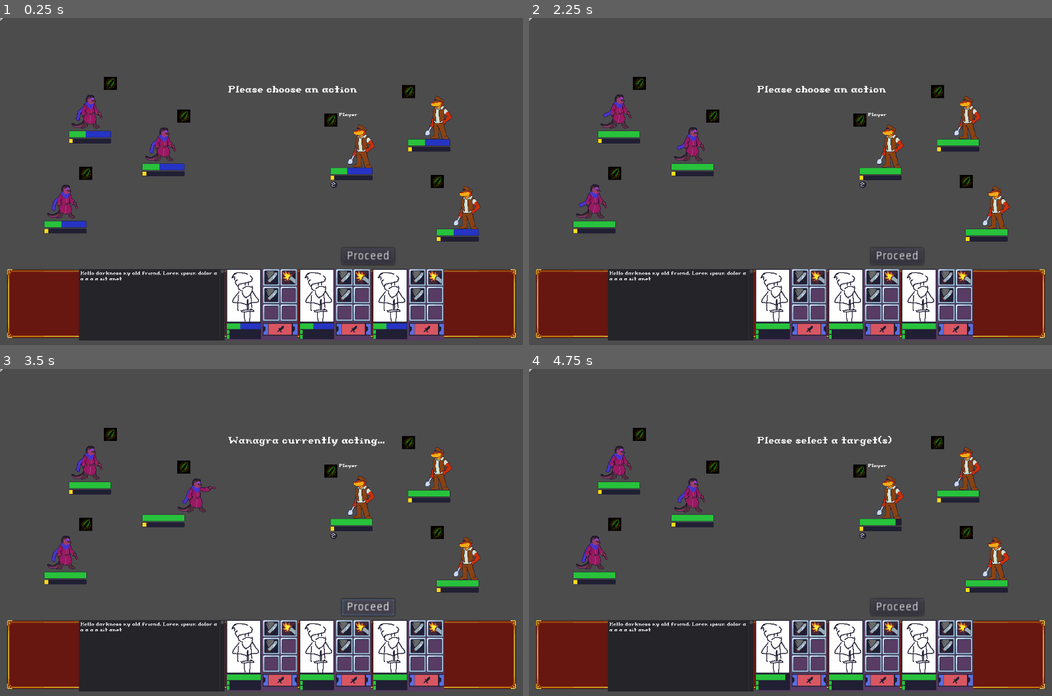
Above: before the commit, frames 1-4 (two rows, left to right).
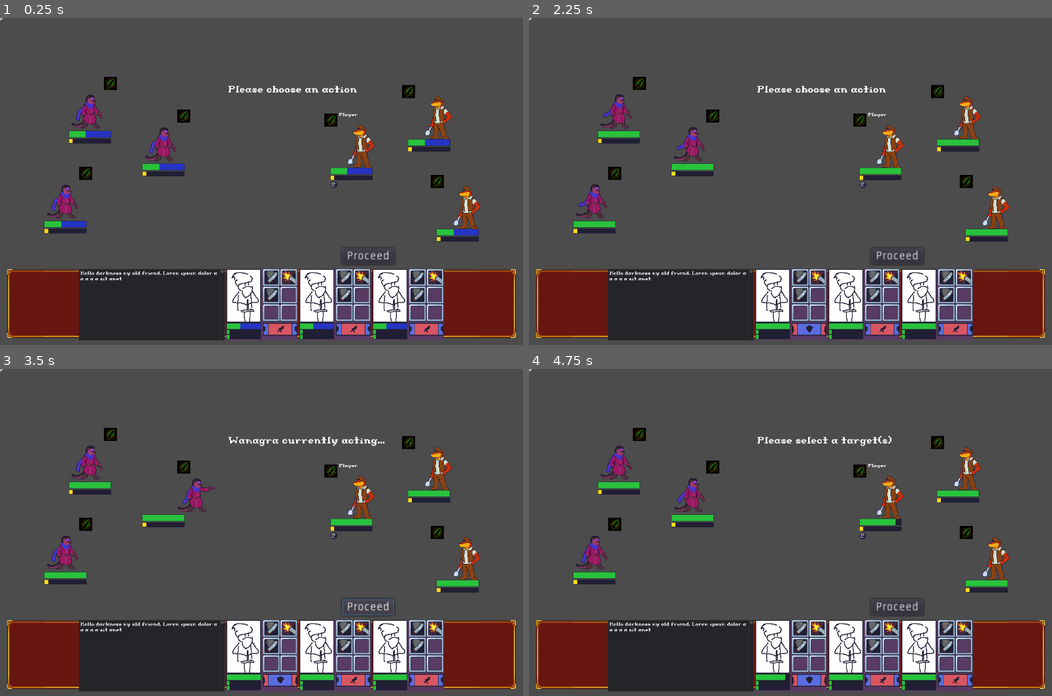
Above: after the commit, the same moments.

Repository: Introdile/SenRPG
Game: Godot game, scene res://Battle/Battle.tscn
The game is run twice, just before and just after one commit, with the same random seed, the same clock (stepped at 60 frames per second) and the same inputs.
Inputs (mouse positions are in pixels of both pictures, inside the frame that each line leads up to):
- Up to frame 1 (0.25 s): no input
- Up to frame 2 (2.25 s): click (795, 328) at 0.52 s; click (811, 328) at 1.27 s; click (821, 328) at 2.02 s
- Up to frame 3 (3.5 s): click "Proceed" at 2.75 s
- Up to frame 4 (4.75 s): click (800, 627) at 3.52 s; click (816, 627) at 4.27 s

The runs differ from the first frame. In frame 1, less than 0.1% of the frame differs, in the area x 55-85%, y 93-97%; in frame 2, 0.3%, in the area x 50-85%, y 93-97%; in frame 3, 0.3%; in frame 4, 0.3%.

Commit message:
finished up passive actiosn and shit
finished up passive actions, although defend doesn't do anything right now
implement duration finally but I still need to figure out how to reflect the changes on the ui (maybe have the character push a signal with their effect list that the ui will use to form the effect ui)

Diff:
--- a/Battle/Battle.gd
+++ b/Battle/Battle.gd
@@ -6,6 +6,7 @@
 	PLAN,
 	TARGET,
 	ACTION,
+	EOT,
 	WIN,
 	LOSE,
 }
@@ -121,17 +122,36 @@
 			if !$selectPip.visible: $selectPip.visible = true
 			pass
 		battleState.ACTION:
+
+			#    set passive actions if no action was previously set
+			for i in ally:
+				if i.action == null:
+					match i.passiveAction:
+						"ATTACK":
+							i.action = i.character.attack_skill
+							i.target.append(battleFunc.getRandomBattler(foes))
+
+			#    set up the action order for the turn
 			if actionOrder.empty():
 				for i in battlers:
 					actionOrder.append(i)
-#					print(i.name)
-				print(str(actionOrder.size()))
-
+
+			#    proceed with the turn
 			if !actionOrder.front().animating:
 				stProcessor.processStatus(actionOrder.front(),"START_OF_ACTION")
 				sl = actionOrder.front().name + " currently acting..."
 				if !actionOrder.front().performAction():
 					passTurn()
+
+		battleState.EOT:
+			# end of turn
+
+			#    reduce cooldowns and durations
+			for i in battlers:
+				stProcessor.processStatus(i,"END_OF_TURN")
+				i.character.reduceDuration()
+
+			changeState(battleState.FOE)
 
 	stateLabel.text = sl
 
@@ -141,7 +161,7 @@
 			actionOrder.pop_front()
 		else:
 			actionOrder.pop_front()
-			changeState(battleState.FOE)
+			changeState(battleState.EOT)
 
 func changeState(newState):
 	lastState = state
--- a/Battle/Battler.gd
+++ b/Battle/Battler.gd
@@ -18,6 +18,7 @@
 var abilityList = [0,1]
 
 # battle variables
+var passiveAction
 var action
 var target = []
 var hostility = 10
--- a/Battle/UI/characterUI.gd
+++ b/Battle/UI/characterUI.gd
@@ -119,13 +119,25 @@
 func _on_passiveSide_pressed():
 	match passiveAction:
 		"ATTACK":
-			passiveAction = "DEFEND"
+			attachedChar.passiveAction = "DEFEND"
 			passiveActionSide[0].texture_normal = pA_attack_right
 			passiveActionSide[1].texture_normal = pA_attack_left
 			passiveActionMain.texture_normal = pA_defend_main
 		"DEFEND":
-			passiveAction = "ATTACK"
+			attachedChar.passiveAction = "ATTACK"
 			passiveActionSide[0].texture_normal = pA_defend_right
 			passiveActionSide[1].texture_normal = pA_defend_left
 			passiveActionMain.texture_normal = pA_attack_main
 	pass # replace with function body
+
+
+func _on_passiveMain_pressed():
+	match passiveAction:
+		"ATTACK":
+			print(attachedChar.name + " set to ATTACK")
+			attachedChar.passiveAction = "ATTACK"
+			attachedChar.action = null
+		"DEFEND":
+			print(attachedChar.name + " set to DEFEND")
+			attachedChar.passiveAction = "DEFEND"
+			attachedChar.action = null
--- a/Battle/UI/characterUI_2.tscn
+++ b/Battle/UI/characterUI_2.tscn
@@ -1,10 +1,11 @@
-[gd_scene load_steps=7 format=2]
+[gd_scene load_steps=8 format=2]
 
 [ext_resource path="res://Battle/UI/characterUI.gd" type="Script" id=1]
 [ext_resource path="res://Assets/Portraits/tall_port_test.png" type="Texture" id=2]
 [ext_resource path="res://Prefabs/progressBar.tscn" type="PackedScene" id=3]
 [ext_resource path="res://Assets/UI/passive_action_defend_side_temp.png" type="Texture" id=4]
 [ext_resource path="res://Assets/UI/passive_action_attack_temp.png" type="Texture" id=5]
+[ext_resource path="res://Assets/UI/passive_action_defend_right_temp.png" type="Texture" id=6]
 
 [sub_resource type="StyleBoxFlat" id=1]
 
@@ -240,9 +241,11 @@
 enabled_focus_mode = 2
 shortcut = null
 group = null
-texture_normal = ExtResource( 4 )
+texture_normal = ExtResource( 6 )
 _sections_unfolded = [ "Rect", "Textures" ]
 
 [connection signal="pressed" from="mainCont/right/passiveAction/passiveLeft" to="." method="_on_passiveSide_pressed"]
 
+[connection signal="pressed" from="mainCont/right/passiveAction/passiveMain" to="." method="_on_passiveMain_pressed"]
+
 [connection signal="pressed" from="mainCont/right/passiveAction/passiveRight" to="." method="_on_passiveSide_pressed"]
--- a/Database/characterDatabase.json
+++ b/Database/characterDatabase.json
@@ -12,6 +12,23 @@
 		"power": 8,
 		"ward": 8,
 		"speed": 8,
+		"attack": {
+			"name": "Attack",
+			"description": "A basic physical attack.",
+			"icon": 0,
+			"targets": "ONE_FOE",
+			"type": "DAMAGE",
+			"element": "PHYSICAL",
+			"damage": [
+				{ "type": "HP_DAMAGE", "element": "PHYSICAL", "based_stat": "MIGHT","power": 1.0 },
+			],
+			"effects": [],
+			"animation": [
+				{ "key": "move", "pos":"TARGET_FRONT", "move_type": "run", "speed": 1.0 },
+				{ "key": "animation", "animation": "attack"},
+			],
+			"cooldown": 0,
+		},
 		"abilities": [0,1,2],
 		"equips": [],
 	},
@@ -28,6 +45,22 @@
 		"power": 8,
 		"ward": 8,
 		"speed": 8,
+		"attack": {
+			"name": "Shoot",
+			"description": "A basic ranged physical attack.",
+			"icon": 1,
+			"targets": "ONE_FOE",
+			"type": "DAMAGE",
+			"damage": [
+				{ "type": "HP_DAMAGE", "element": "PHYSICAL", "based_stat": "MIGHT","power": 1.0 },
+			],
+			"effects": [],
+			"animation": [
+				{ "key": "move", "pos":"SELF_FRONT", "move_type": "run", "speed": 0.5 },
+				{ "key": "animation", "animation": "attack" },
+			],
+			"cooldown": 0.0,
+		},
 		"abilities": [1,0],
 		"equips": [],
 	},
--- a/Scripts/character.gd
+++ b/Scripts/character.gd
@@ -14,6 +14,7 @@
 var level
 
 # skills
+var attack_skill
 var ability_list = []
 var active_effects = []
 
@@ -126,6 +127,7 @@
 
 	base_speed = database_raw["speed"]
 
+	attack_skill = database_raw["attack"]
 	load_abilities()
 
 	level = 1
@@ -135,3 +137,12 @@
 func load_abilities():
 	for i in database_raw["abilities"]:
 		ability_list.append(Global_DatabaseReader.ability[i])
+
+func reduceDuration():
+	if !active_effects.empty():
+		for i in active_effects:
+			i.duration -= 1
+			if i.duration <= 0:
+				active_effects.erase(i)
+				print("Effect fell off " + i.name)
+			print("Reduced the duration of " + i.name)
